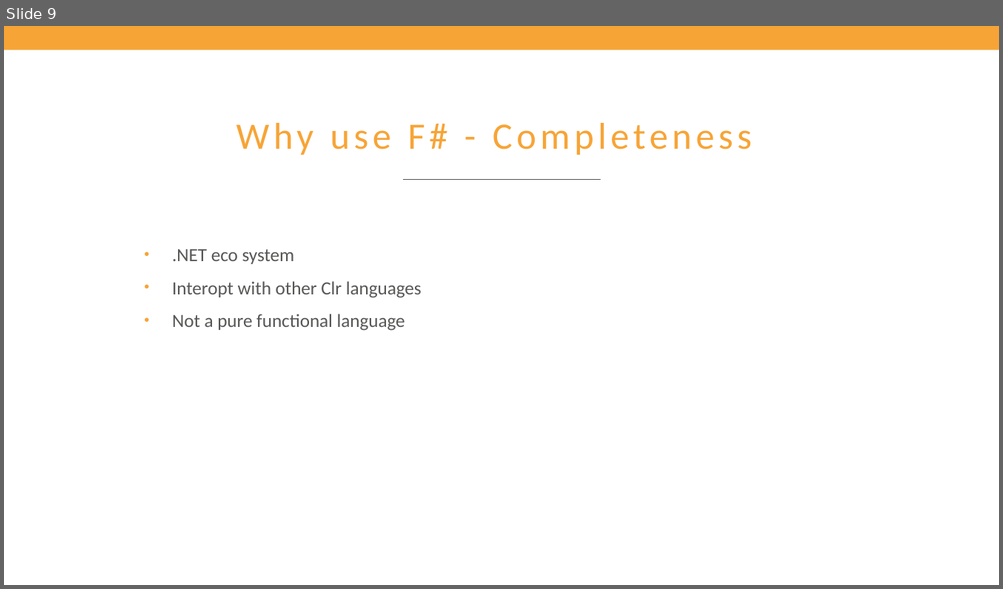
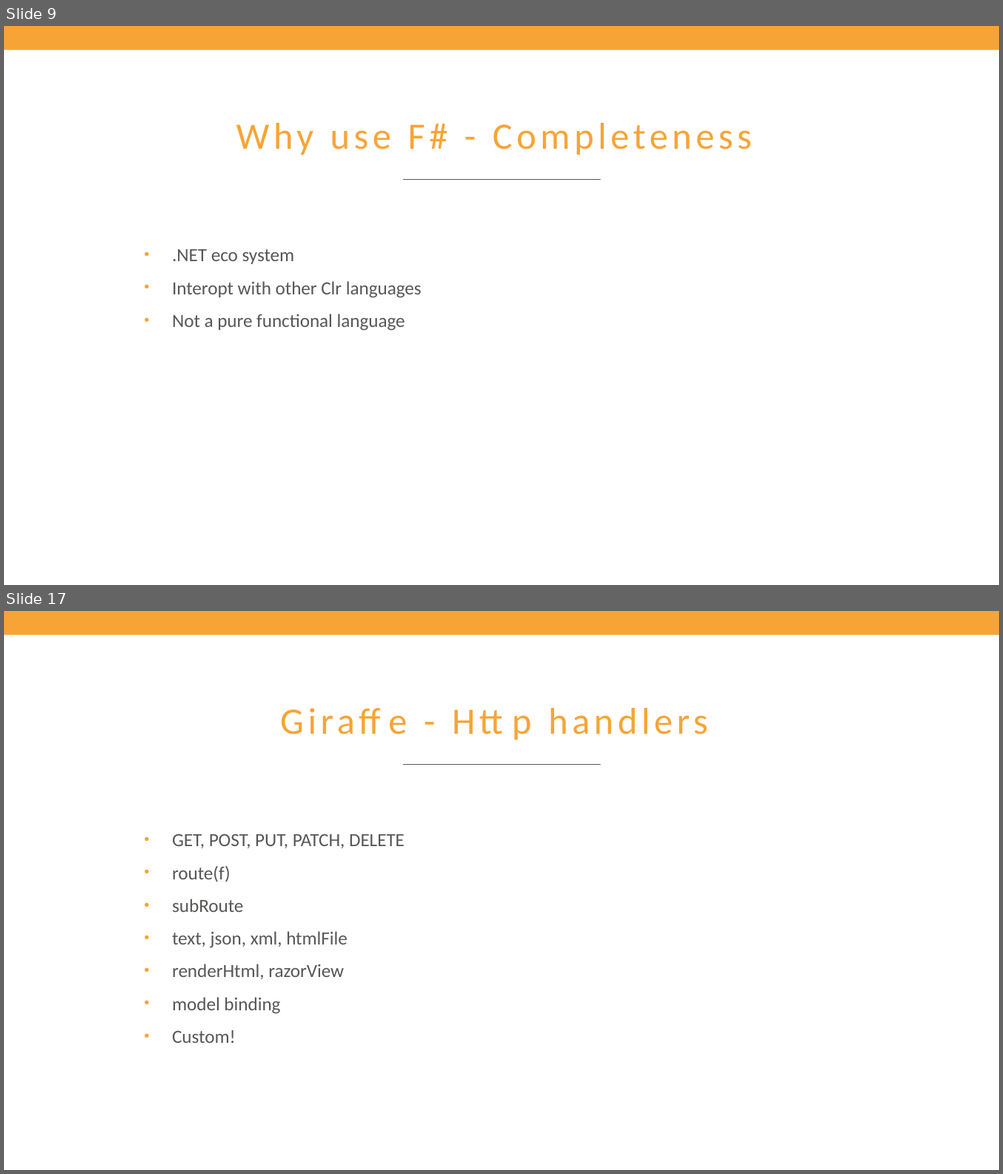
Before and after one commit to nojaf/presentations, a slide deck: fsharp-introduction/FSharpForWeb.pptx. Shown one above the other, each under a label of ours: slide 9 before the commit, slides 9 and 17 after it; the slides between them are not shown. The pictures are 1003x589 and 1003x1174 pixels, drawn with LibreOffice and Linux fonts; fonts in the diff are those of the drawing; background and template pictures are left out. Boxes give left, top, right and bottom in pixels: in the first picture for what was removed or moved away, otherwise in the second. Text is boxed around its words. In the diff, an @@ line names an element or a change of style, - is before the commit and + after.

```diff
--- a/fsharp-introduction/FSharpForWeb.pptx
+++ b/fsharp-introduction/FSharpForWeb.pptx
@@ slide 17 added at <box>4,611,999,1170</box>, background #FFFFFF; not listed: 2 template elements that a slide beside it also shows @@
@@ title added at <box>137,691,852,748</box>, 27 pt, text #F7A436 @@
+Giraffe - Http handlers
@@ text added at <box>172,834,404,1043</box>, 13.5 pt, text #575756 @@
+• GET, POST, PUT, PATCH, DELETE
+• route(f)
+• subRoute
+• text, json, xml, htmlFile
+• renderHtml, razorView
+• model binding
+• Custom!
```
Also in this commit, not shown: 5 slides changed, 7 other slides added.
